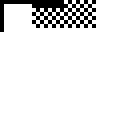
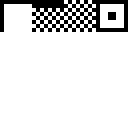
Revision of a layered 128px x 128px image; what changed, layer by layer:
painted on "Background" over [32, 0, 128, 32]
